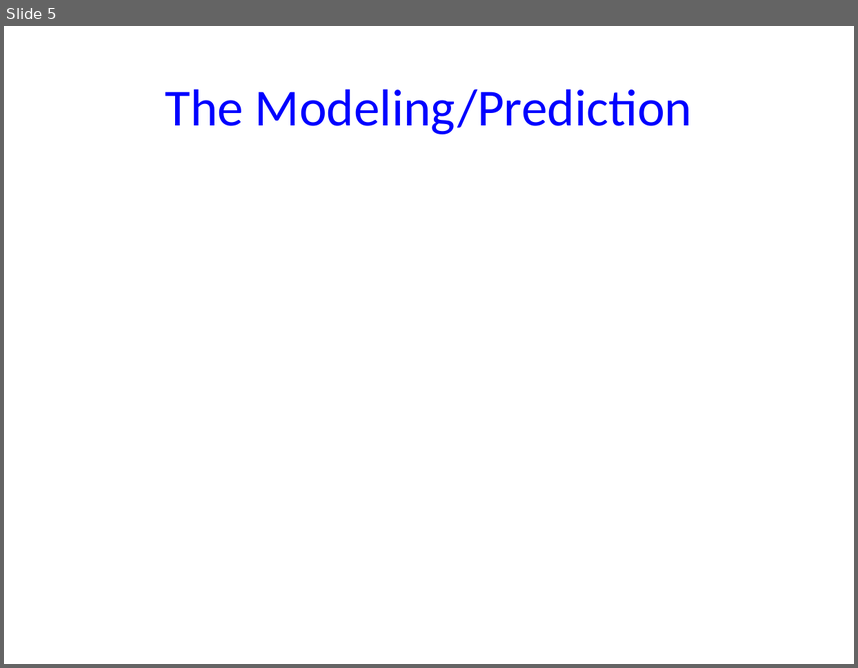
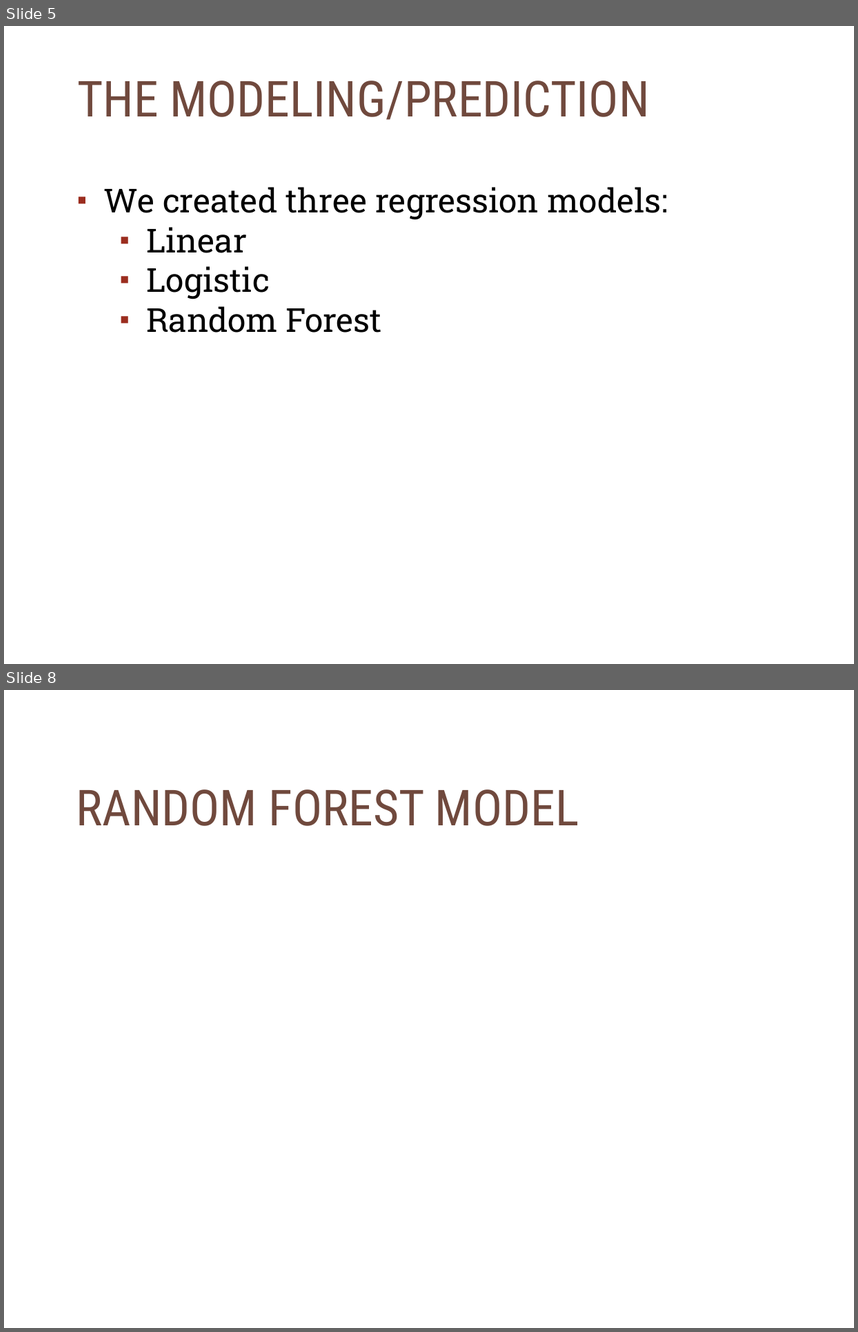
Before and after one commit to Emmet62/DAGroupProject2018, a slide deck: Project_Presentation_Slides.pptx. Shown one above the other, each under a label of ours: slide 5 before the commit, slides 5 and 8 after it; the slides between them are not shown. The pictures are 858x668 and 858x1332 pixels, drawn with LibreOffice and Linux fonts; fonts in the diff are those of the drawing; background and template pictures are left out. Boxes give left, top, right and bottom in pixels: in the first picture for what was removed or moved away, otherwise in the second. Text is boxed around its words. In the diff, an @@ line names an element or a change of style, - is before the commit and + after.

```diff
--- a/Project_Presentation_Slides.pptx
+++ b/Project_Presentation_Slides.pptx
@@ slide 8 added at [4,690,854,1328], background #FFFFFF; not listed: 1 template element that a slide beside it also shows @@
@@ title added at [76,789,579,826], 42 pt, text #704A3D @@
+RANDOM FOREST MODEL
@@ slide 5 changed as well @@
@@ title at [77,81,649,120]: text changed; size 44 to 42 pt; font Calibri to Roboto Condensed; text colour #0000FF to #704A3D @@
-The Modeling/Prediction
+THE MODELING/PREDICTION
@@ text added at [103,187,668,332], 28 pt, text #000000 @@
+▪ We created three regression models:
+  ▪ Linear
+  ▪ Logistic
+  ▪ Random Forest
```
Also in this commit, not shown: 3 other slides changed, 5 other slides added, 2 slides removed, 12 other files.
